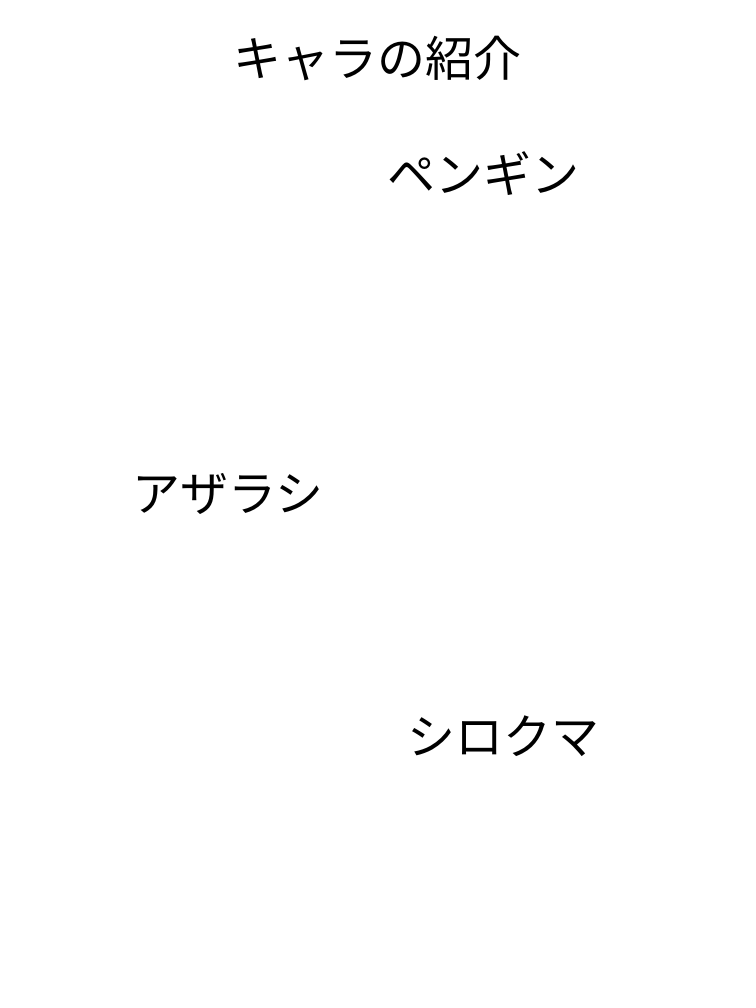
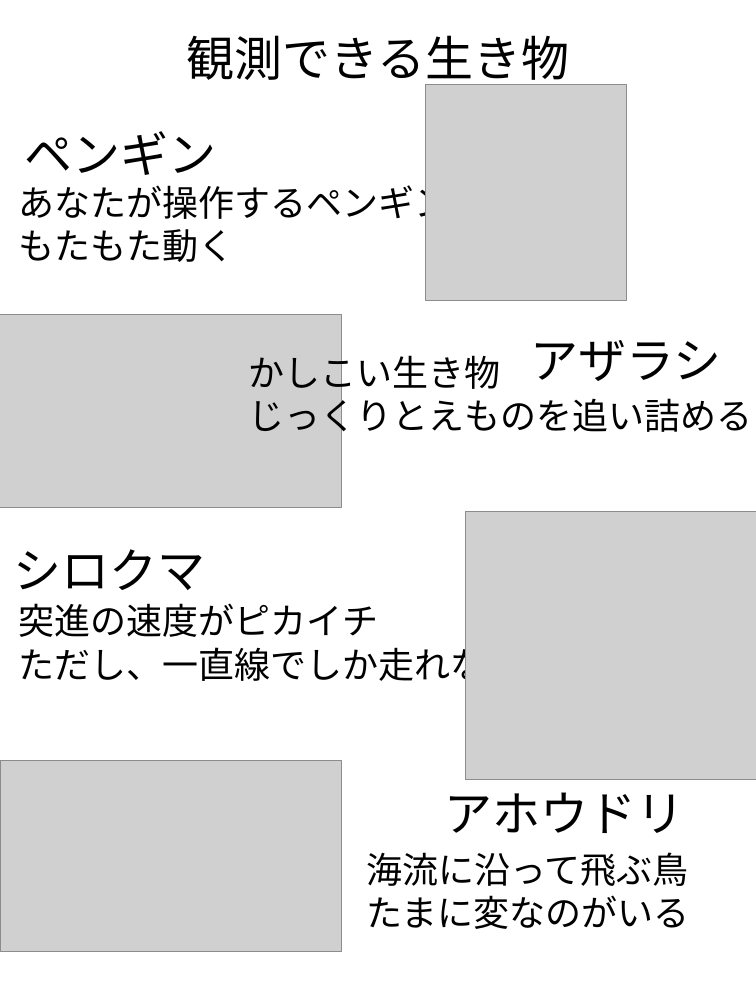
Before and after one commit to RitsukiObara/GraduationTeam, a slide deck: slide 2 of 02_資料/説明書/説明書.pptx. Drawn at 756x1008 pixels with LibreOffice and Linux fonts; fonts in the diff are those of the drawing; grey boxes stand for pictures. Boxes give left, top, right and bottom in pixels: in the first picture for what was removed or moved away, otherwise in the second. Text is boxed around its words. In the diff, an @@ line names an element or a change of style, - is before the commit and + after.

```diff
--- a/02_資料/説明書/説明書.pptx
+++ b/02_資料/説明書/説明書.pptx
@@ text at box(186, 35, 569, 88): text changed @@
-キャラの紹介
+観測できる生き物
@@ picture added at box(426, 84, 626, 301) @@
@@ text "ペンギン": place and size @@
-text "ペンギン" at box(388, 151, 580, 195)
+text "ペンギン" at box(24, 131, 216, 175)
@@ text added at box(19, 180, 451, 262), 36 pt, text #000000 @@
+あなたが操作するペンギン
+もたもた動く
@@ picture added at box(0, 315, 342, 507) @@
@@ text "アザラシ": place and size @@
-text "アザラシ" at box(133, 473, 324, 514)
+text "アザラシ" at box(531, 340, 722, 381)
@@ text added at box(248, 350, 752, 439), 36 pt, text #000000 @@
+かしこい生き物
+じっくりとえものを追い詰める
@@ text "シロクマ": place and size @@
-text "シロクマ" at box(408, 715, 600, 756)
+text "シロクマ" at box(14, 549, 206, 590)
@@ picture added at box(465, 512, 756, 780) @@
@@ text added at box(19, 603, 523, 687), 36 pt, text #000000 @@
+突進の速度がピカイチ
+ただし、一直線でしか走れない
@@ picture added at box(0, 760, 341, 952) @@
@@ text added at box(445, 792, 685, 833), 48 pt, text #000000 @@
+アホウドリ
@@ text added at box(366, 852, 689, 929), 36 pt, text #000000 @@
+海流に沿って飛ぶ鳥
+たまに変なのがいる
```
Also in this commit, not shown: 1 other slide changed, 2 other files.
